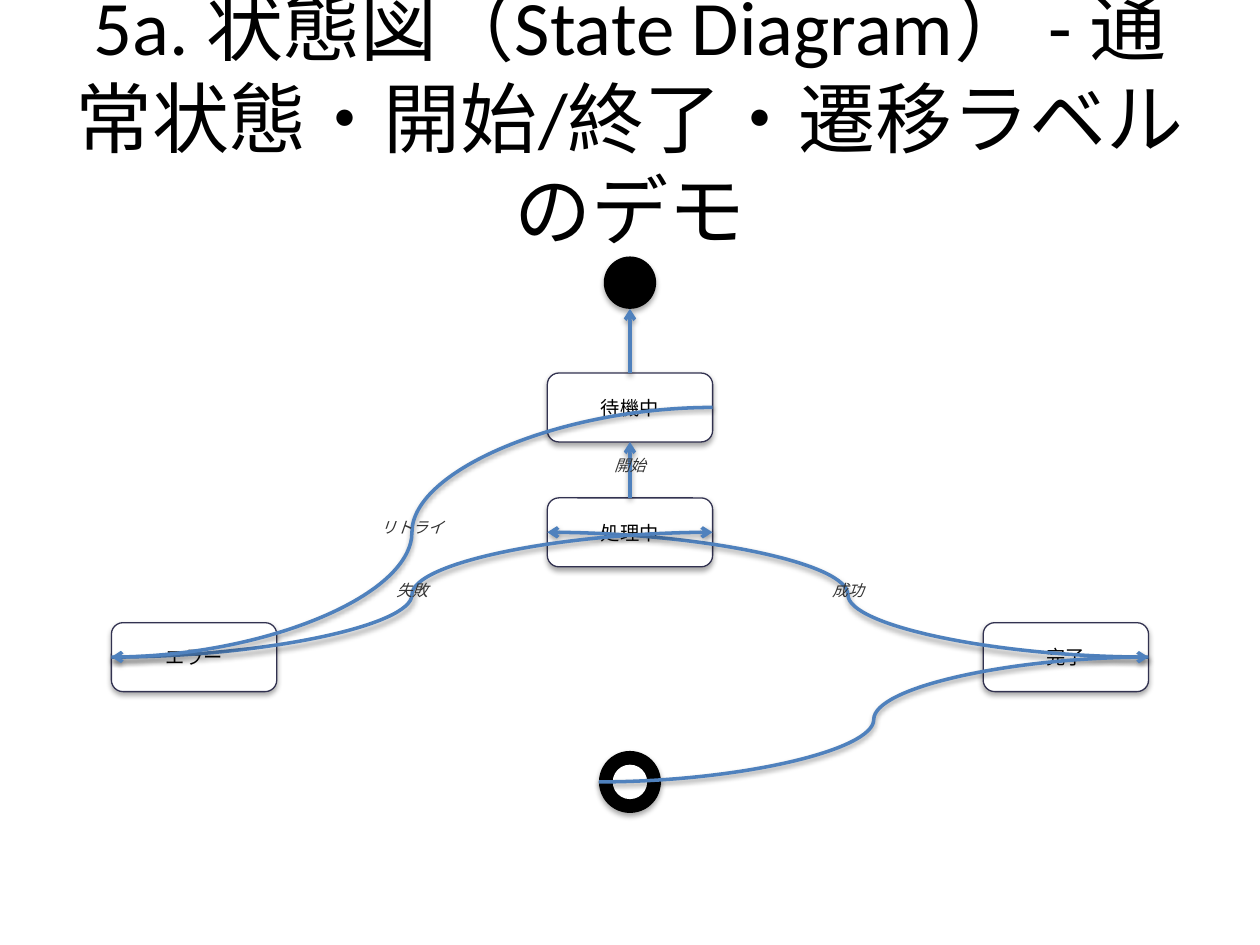
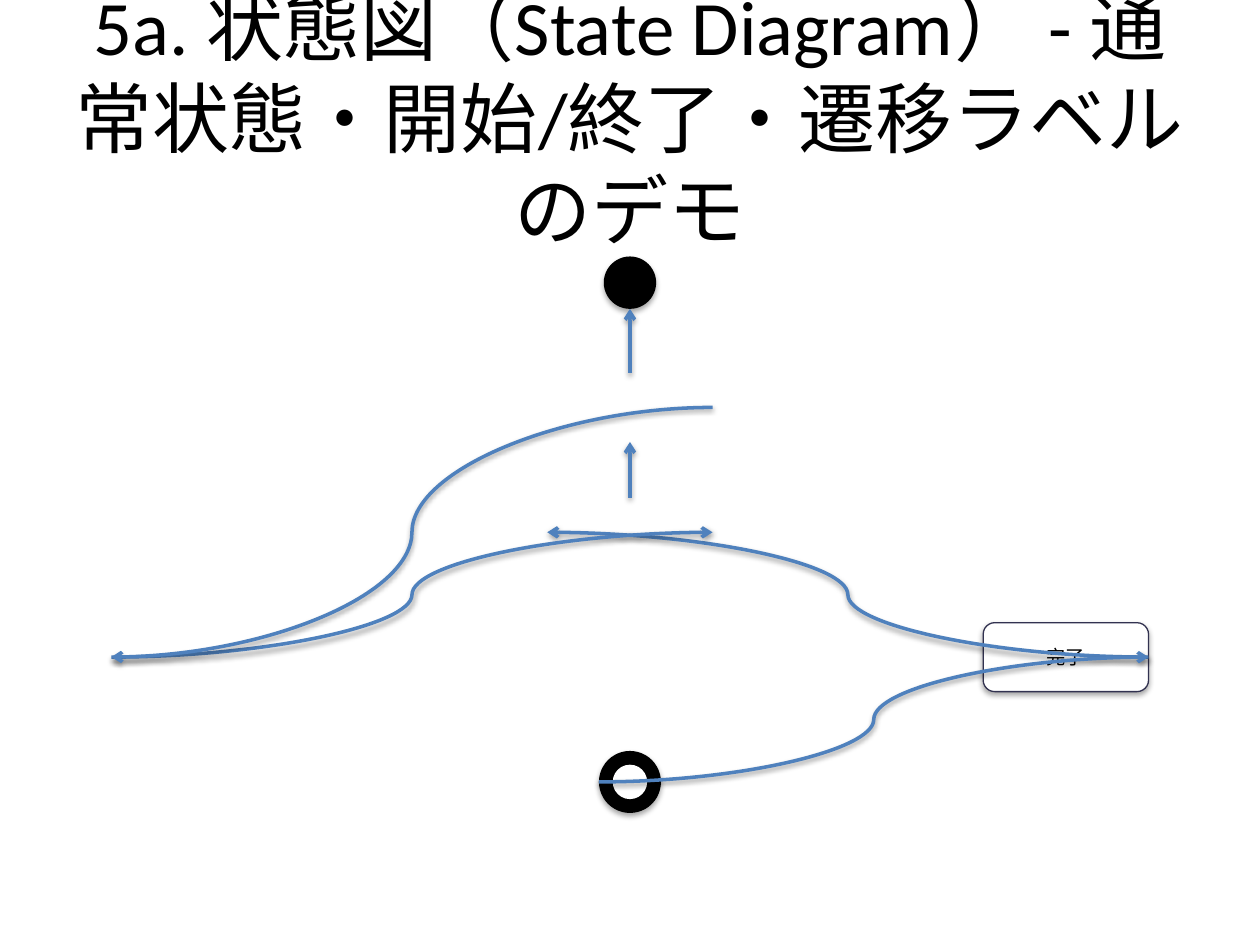
Before and after one commit to notfolder/qmd_to_pptx, a slide deck: slide 20 of demo_full.pptx. Drawn at 1260x945 pixels with LibreOffice and Linux fonts; fonts in the diff are those of the drawing. Boxes give left, top, right and bottom in pixels: in the first picture for what was removed or moved away, otherwise in the second. Text is boxed around its words. In the diff, an @@ line names an element or a change of style, - is before the commit and + after.

Commit message:
feat: エッジラベルを始点ノードの枠上に配置し、ノードとグループ化する機能を追加

```diff
--- a/demo_full.pptx
+++ b/demo_full.pptx
@@ rounded rectangle removed at (x1=547, y1=373, x2=712, y2=442) @@
-待機中
@@ text removed at (x1=614, y1=454, x2=646, y2=476) @@
-開始
@@ rounded rectangle removed at (x1=547, y1=498, x2=712, y2=567) @@
-処理中
@@ text removed at (x1=381, y1=516, x2=444, y2=538) @@
-リトライ
@@ text removed at (x1=396, y1=579, x2=428, y2=601) @@
-失敗
@@ text removed at (x1=832, y1=579, x2=864, y2=601) @@
-成功
@@ rounded rectangle removed at (x1=111, y1=622, x2=276, y2=692) @@
-エラー
```
Also in this commit, not shown: 2 other slides changed, 4 other files.
